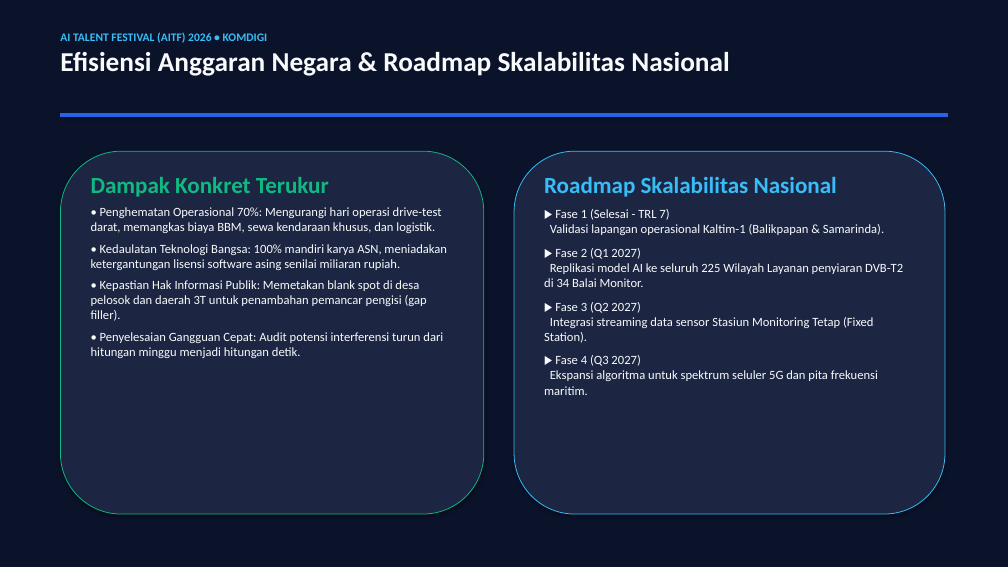
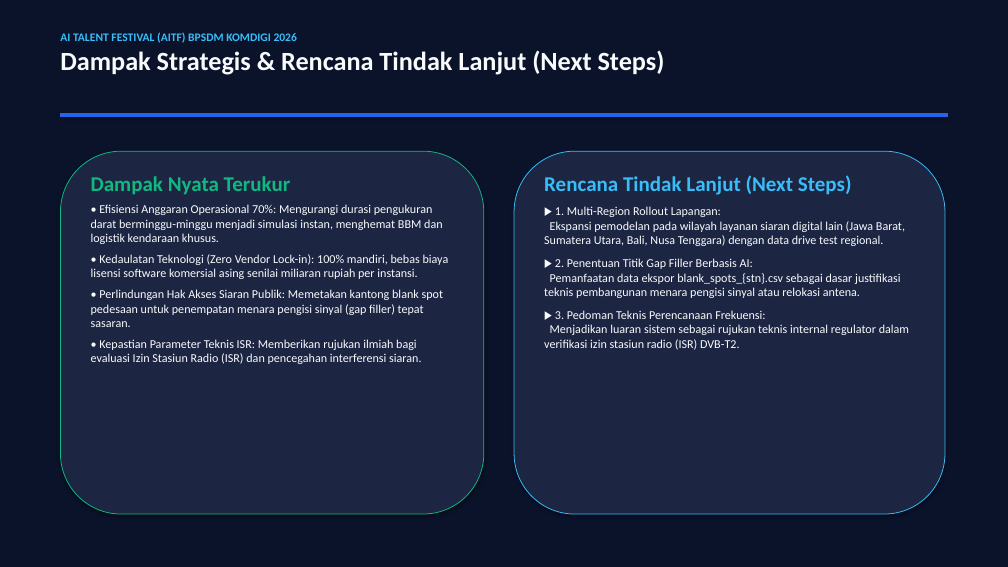
Before and after one commit to afissutaleal/dvbt2, a slide deck: slide 6 of docs/PRESENTASI_REALFIELDAI.pptx. Drawn at 1008x567 pixels with LibreOffice and Linux fonts; fonts in the diff are those of the drawing. Boxes give left, top, right and bottom in pixels: in the first picture for what was removed or moved away, otherwise in the second. Text is boxed around its words. In the diff, an @@ line names an element or a change of style, - is before the commit and + after.

Commit message:
docs: regenerate Laporan Karya, PPTX, and Risk Assessment aligned with Pak Andreo report

```diff
--- a/docs/PRESENTASI_REALFIELDAI.pptx
+++ b/docs/PRESENTASI_REALFIELDAI.pptx
@@ text at bbox=[60, 32, 665, 75]: text changed; size 26 to 25 pt @@
-AI TALENT FESTIVAL (AITF) 2026 • KOMDIGI
-Efisiensi Anggaran Negara & Roadmap Skalabilitas Nasional
+AI TALENT FESTIVAL (AITF) BPSDM KOMDIGI 2026
+Dampak Strategis & Rencana Tindak Lanjut (Next Steps)
@@ text at bbox=[91, 176, 449, 364]: text changed; size 12 to 11.5 pt @@
-Dampak Konkret Terukur
-• Penghematan Operasional 70%: Mengurangi hari operasi drive-test darat, memangkas biaya BBM, sewa kendaraan khusus, dan logistik.
-• Kedaulatan Teknologi Bangsa: 100% mandiri karya ASN, meniadakan ketergantungan lisensi software asing senilai miliaran rupiah.
-• Kepastian Hak Informasi Publik: Memetakan blank spot di desa pelosok dan daerah 3T untuk penambahan pemancar pengisi (gap filler).
-• Penyelesaian Gangguan Cepat: Audit potensi interferensi turun dari hitungan minggu menjadi hitungan detik.
+Dampak Nyata Terukur
+• Efisiensi Anggaran Operasional 70%: Mengurangi durasi pengukuran darat berminggu-minggu menjadi simulasi instan, menghemat BBM dan logistik kendaraan khusus.
+• Kedaulatan Teknologi (Zero Vendor Lock-in): 100% mandiri, bebas biaya lisensi software komersial asing senilai miliaran rupiah per instansi.
+• Perlindungan Hak Akses Siaran Publik: Memetakan kantong blank spot pedesaan untuk penempatan menara pengisi sinyal (gap filler) tepat sasaran.
+• Kepastian Parameter Teknis ISR: Memberikan rujukan ilmiah bagi evaluasi Izin Stasiun Radio (ISR) dan pencegahan interferensi siaran.
@@ text at bbox=[544, 175, 909, 350]: text changed; size 12 to 11.5 pt @@
-Roadmap Skalabilitas Nasional
-▶ Fase 1 (Selesai - TRL 7)
-Validasi lapangan operasional Kaltim-1 (Balikpapan & Samarinda).
-▶ Fase 2 (Q1 2027)
-Replikasi model AI ke seluruh 225 Wilayah Layanan penyiaran DVB-T2 di 34 Balai Monitor.
-▶ Fase 3 (Q2 2027)
-Integrasi streaming data sensor Stasiun Monitoring Tetap (Fixed Station).
-▶ Fase 4 (Q3 2027)
-Ekspansi algoritma untuk spektrum seluler 5G dan pita frekuensi maritim.
+Rencana Tindak Lanjut (Next Steps)
+▶ 1. Multi-Region Rollout Lapangan:
+Ekspansi pemodelan pada wilayah layanan siaran digital lain (Jawa Barat, Sumatera Utara, Bali, Nusa Tenggara) dengan data drive test regional.
+▶ 2. Penentuan Titik Gap Filler Berbasis AI:
+Pemanfaatan data ekspor blank_spots_{stn}.csv sebagai dasar justifikasi teknis pembangunan menara pengisi sinyal atau relokasi antena.
+▶ 3. Pedoman Teknis Perencanaan Frekuensi:
+Menjadikan luaran sistem sebagai rujukan teknis internal regulator dalam verifikasi izin stasiun radio (ISR) DVB-T2.
```
Also in this commit, not shown: 4 other slides changed, 2 slides added, 2 slides removed, 2 other files.
